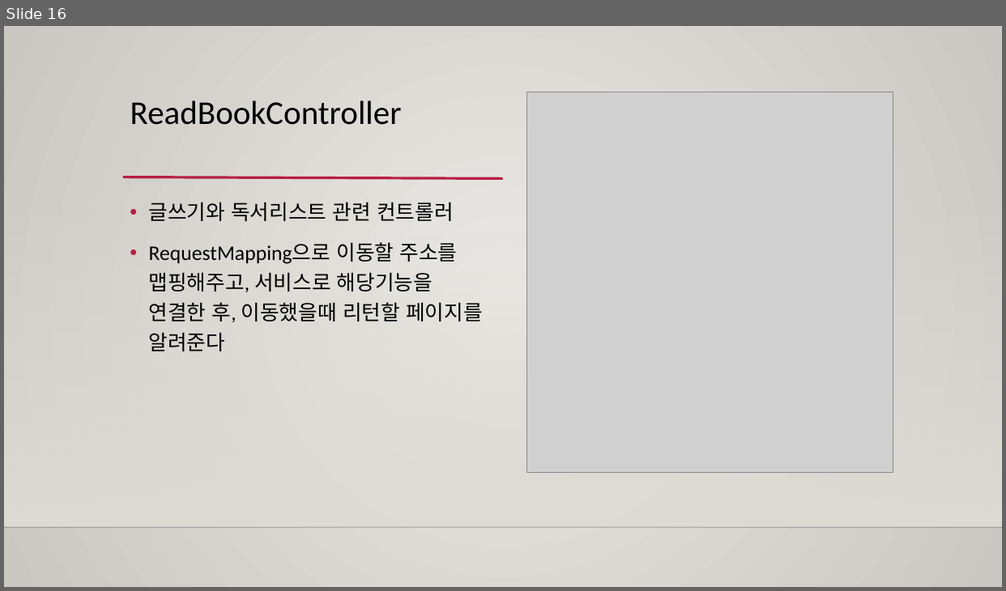
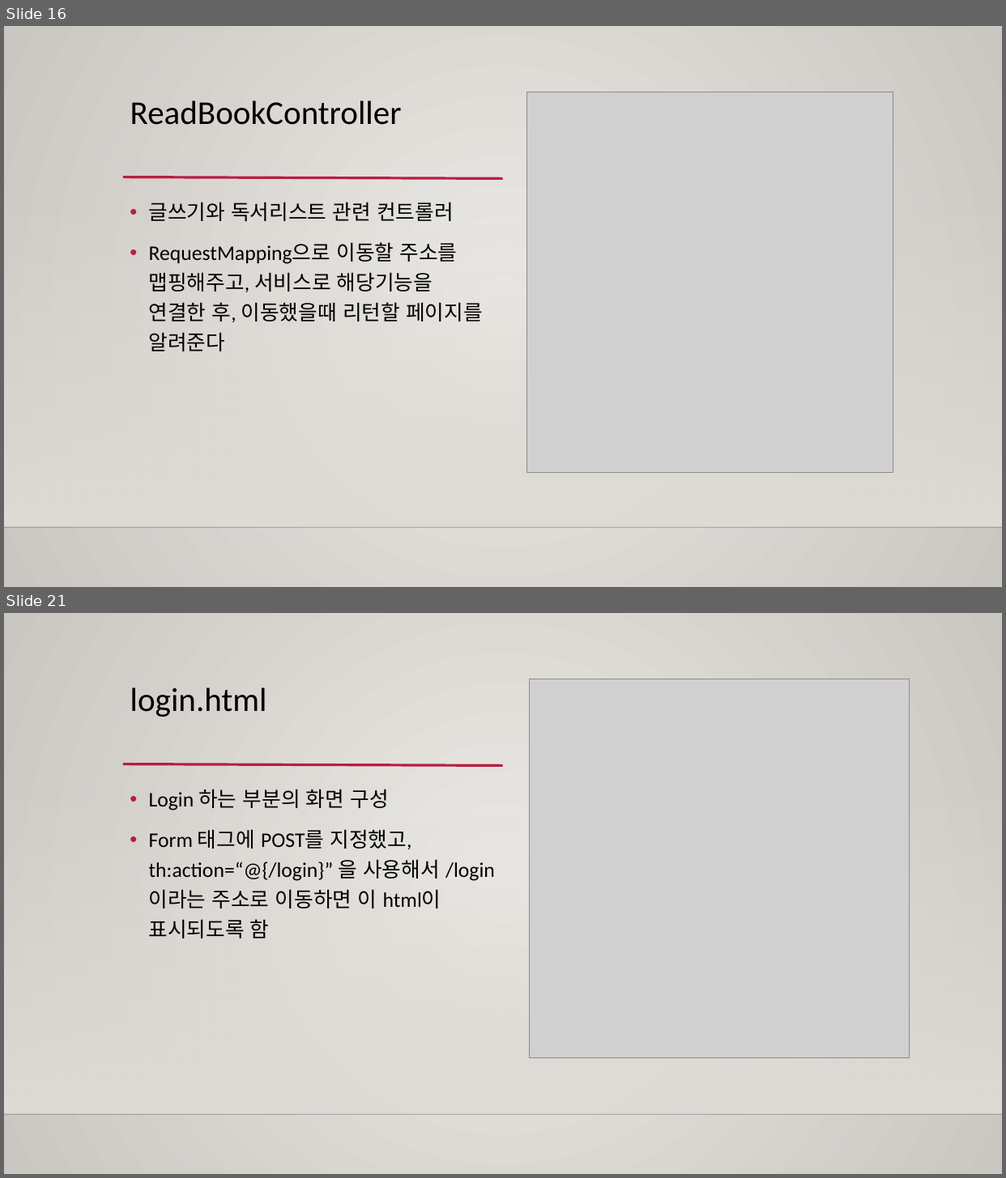
Before and after one commit to hooninfinity/Biz_505_2021_10_Kotlin_Spring, a slide deck: 디바이스최적화(2021-11-10)_김성훈.pptx. Shown one above the other, each under a label of ours: slide 16 before the commit, slides 16 and 21 after it; the slides between them are not shown. The pictures are 1006x591 and 1006x1178 pixels, drawn with LibreOffice and Linux fonts; fonts in the diff are those of the drawing; grey boxes stand for pictures; background and template pictures are left out. Boxes give left, top, right and bottom in pixels: in the first picture for what was removed or moved away, otherwise in the second. Text is boxed around its words. In the diff, an @@ line names an element or a change of style, - is before the commit and + after.

```diff
--- a/디바이스최적화(2021-11-10)_김성훈.pptx
+++ b/디바이스최적화(2021-11-10)_김성훈.pptx
@@ slide 21 added at box(4, 613, 1002, 1174), background gradient #ECEAE7 to #CAC7C1; not listed: 3 template elements that a slide beside it also shows @@
@@ picture added at box(529, 679, 909, 1059) @@
@@ title added at box(130, 688, 267, 717), 32 pt, text #000000 @@
+login.html
@@ text added at box(149, 789, 495, 939), 20 pt, text #000000 @@
+• Login 하는 부분의 화면 구성
+• Form 태그에 POST를 지정했고, th:action=“@{/login}” 을 사용해서 /login 이라는 주소로 이동하면 이 html이 표시되도록 함
```
Also in this commit, not shown: 7 other slides added, 2 slides removed.
